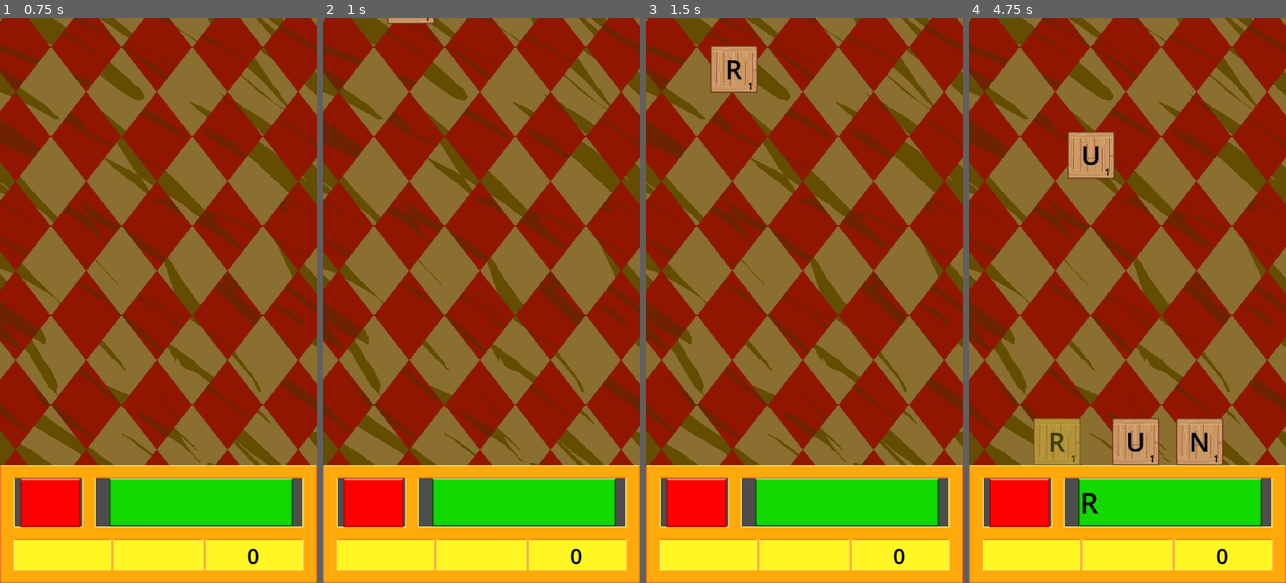
Above: before the commit, frames 1-4 (left to right).
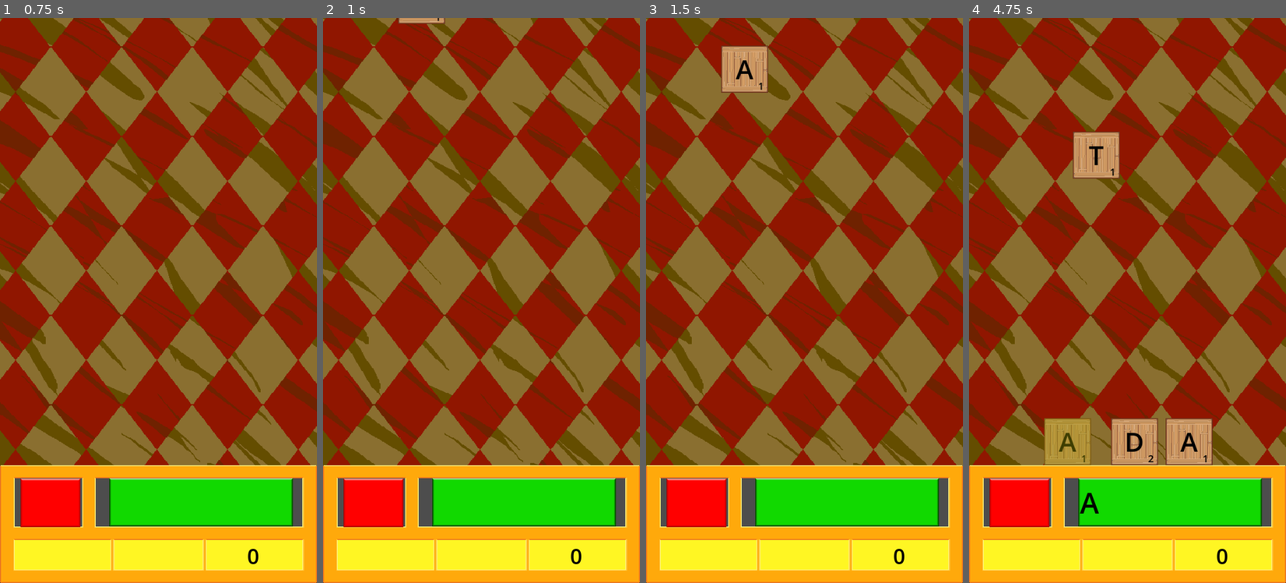
Above: after the commit, the same moments.

Repository: Reicher/lettris2
Game: Godot game, scene res://game.tscn
The game is run twice, just before and just after one commit, with the same random seed, the same clock (stepped at 60 frames per second) and the same inputs.
Inputs (mouse positions are in pixels of both pictures, inside the frame that each line leads up to):
- Up to frame 1 (0.75 s): click (199, 503) at 0.5 s
- Up to frame 2 (1 s): no input
- Up to frame 3 (1.5 s): click (845, 503) at 1.25 s
- Up to frame 4 (4.75 s): click (1019, 503) at 2 s; click (1057, 441) at 2.77 s; click "R" (after the commit: "A") at 3.5 s; click "R" (after the commit: "A") at 4.25 s

Frame 1 is identical in both runs. In frame 2, less than 0.1% of the frame differs, in the area x 20-39%, y 0-1%; in frame 3, 0.9%; in frame 4, 3.0%, in the area x 20-81%, y 20-88%.

Commit message:
refactor and refine box placement

Diff:
--- a/BoxGenerator2.gd
+++ b/BoxGenerator2.gd
@@ -4,25 +4,38 @@
 var box_scene
 var rng = RandomNumberGenerator.new()
 
+var letterValues = {
+	'A': 1, 'B': 3, 'C': 3, 'D': 2, 'E': 1, 'F': 4, 'G': 2, 'H': 4,
+	'I': 1, 'J': 8, 'K': 5, 'L': 1, 'M': 3, 'N': 1, 'O': 1, 'P': 3,
+	'Q': 10, 'R': 1, 'S': 1, 'T': 1, 'U': 1, 'V': 4, 'W': 4, 'X': 8,
+	'Y': 4, 'Z': 10
+}
+
 func _ready():
 	box_scene = load("res://box.tscn")
 
+# A new box should be created
 func _on_timer_timeout():
-	# Get the viewport width and height
+		# Get the viewport width and height
 	var viewport_rect = get_viewport_rect()
 	var viewport_width = viewport_rect.size.x
+
+	# Check if any box is above the visible screen
+	for child in get_children():
+		if child.name != "Timer" and child.position.y < 0:
+			print("Game over")
 
 	# Instantiate the Box scene at the random position
 	var box = box_scene.instantiate()
 
-	# Generate random coordinates within the viewport width
-	box.position = Vector2(rng.randf_range(0, viewport_width), -30)
+	# Generate parameters for the box
+	var x_bounds = Vector2(box.size[0]/2, viewport_width - box.size[0]/2)
+	box.position = Vector2(rng.randf_range(x_bounds[0], x_bounds[1]), -30)
+	box.letter = letterValues.keys()[randi() % letterValues.size()]
+	box.value = letterValues[box.letter]
 
 	# Ensure the UI node is correctly referenced
 	var ui_node = get_node("../Panel/UI")
-	if ui_node == null:
-		print("UI node not found!")
-		return
 
 	# Connect signals
 	box.clicked.connect(ui_node.box_clicked)
--- a/box.gd
+++ b/box.gd
@@ -2,20 +2,12 @@
 
 signal clicked(box)
 
-var letterValues = {
-	'A': 1, 'B': 3, 'C': 3, 'D': 2, 'E': 1, 'F': 4, 'G': 2, 'H': 4,
-	'I': 1, 'J': 8, 'K': 5, 'L': 1, 'M': 3, 'N': 1, 'O': 1, 'P': 3,
-	'Q': 10, 'R': 1, 'S': 1, 'T': 1, 'U': 1, 'V': 4, 'W': 4, 'X': 8,
-	'Y': 4, 'Z': 10
-}
 var selected = false
 var letter = " "
 var value = 0
+var size = Vector2(80, 80) # Needs to be set dynamically later
 
 func _ready():
-	letter = letterValues.keys()[randi() % letterValues.size()]
-	value = letterValues[letter]
-
 	$Letter.text = letter
 	$Value.text = str(value)
 
--- a/game.tscn
+++ b/game.tscn
@@ -37,12 +37,12 @@
 font_size = 36
 font_color = Color(0, 0, 0, 1)
 
-[node name="Node2D" type="Node2D"]
+[node name="Game" type="Node2D"]
 
 [node name="floor and walls" type="StaticBody2D" parent="."]
 
 [node name="CollisionPolygon2D" type="CollisionPolygon2D" parent="floor and walls"]
-polygon = PackedVector2Array(0, 0, 0, 760, 540, 760, 540, 0, 560, 780, -30, 781)
+polygon = PackedVector2Array(0, -120, 0, 760, 540, 760, 540, -120, 560, 780, -30, 780)
 
 [node name="Panel" type="Panel" parent="."]
 anchors_preset = 15
